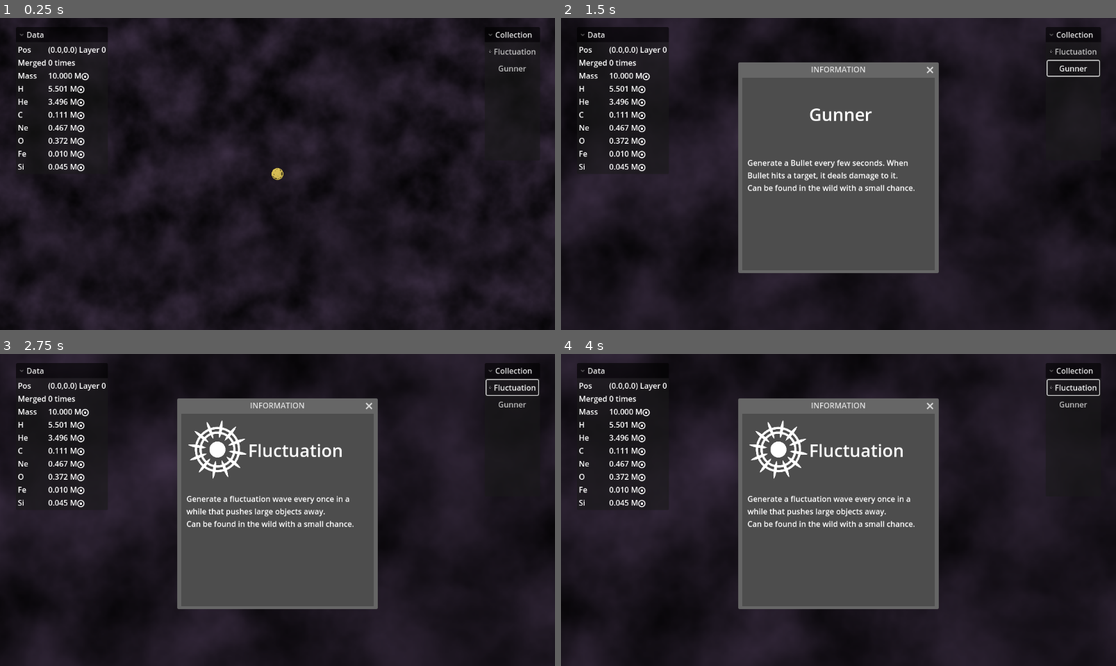
Above: before the commit, frames 1-4 (two rows, left to right).
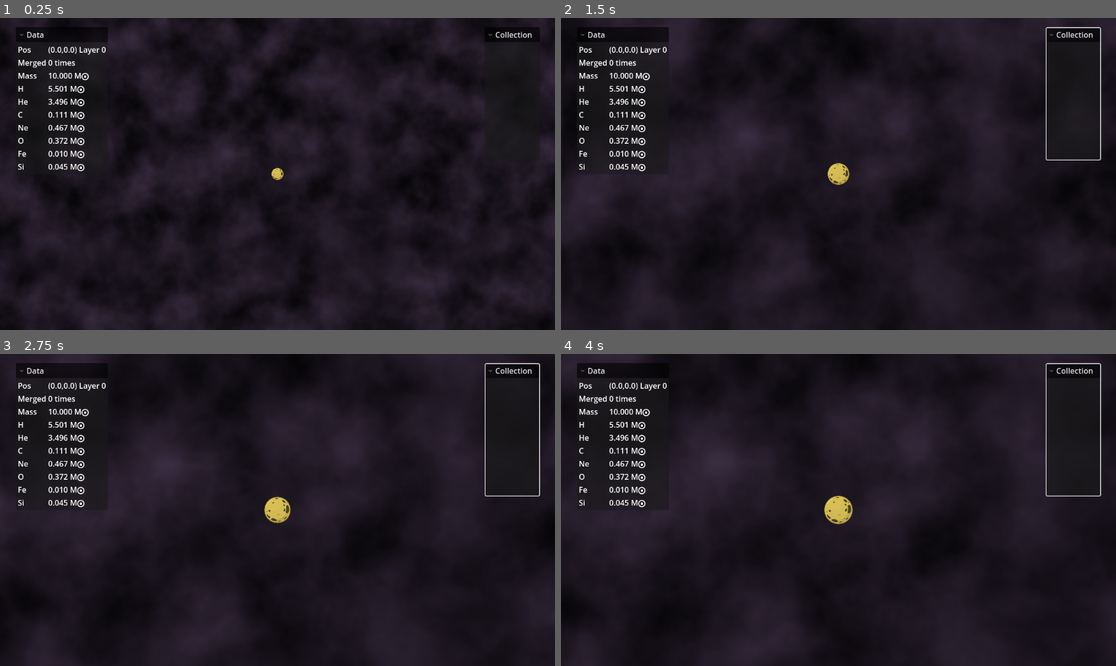
Above: after the commit, the same moments.

Repository: HellHoleStudios/ldjam58
Game: Godot game, scene res://scene/game.tscn
The game is run twice, just before and just after one commit, with the same random seed, the same clock (stepped at 60 frames per second) and the same inputs.
Inputs (mouse positions are in pixels of both pictures, inside the frame that each line leads up to):
- Up to frame 1 (0.25 s): no input
- Up to frame 2 (1.5 s): click (1071, 52) at 0.5 s, where only the run before the commit has a clickable "Fluctuation"; click (1071, 67) at 1.25 s, where only the run before the commit has a clickable "Gunner"
- Up to frame 3 (2.75 s): click (510, 388) at 2 s, where only the run before the commit has a clickable "Fluctuation"
- Up to frame 4 (4 s): click (1071, 403) at 2.75 s, where only the run before the commit has a clickable "Gunner"; click (1071, 388) at 3.5 s, where only the run before the commit has a clickable "Fluctuation"

The runs differ from the first frame. In frame 1, 0.1% of the frame differs, in the area x 88-97%, y 9-18%; in frame 2, 25%; in frame 3, 25%; in frame 4, 25%, in the area x 31-98%, y 2-82%.
Error after the commit: Parse Error: The function signature doesn't match the parent. Parent signature is "generate_weight(Array[Node], PlayerStar, Star) -> float". (res://script/feat…

Commit message:
修正game.generate_weight函数；修改set_star_features函数以使用新参数：当前star

Diff:
--- a/script/game.gd
+++ b/script/game.gd
@@ -109,16 +109,17 @@
 	# 给新生成的star添加features
 	var total_weight = 1 # 正常star权重为1
 	for feature_script in features:
-		var weight = feature_script.generate_weight(stars.get_children(), $player)
+		var weight = feature_script.generate_weight(stars.get_children(), $player, star)
 		total_weight += weight
 	var rand_val = randf() * total_weight
 	if rand_val < 1:
 		return # 不添加任何feature
 	rand_val -= 1
 	for feature_script in features:
-		var weight = feature_script.generate_weight(stars.get_children(), $player)
+		var weight = feature_script.generate_weight(stars.get_children(), $player, star)
 		if rand_val < weight:
 			var feature_instance = feature_script.new(star, 1)
+		rand_val -= weight
 
 func update_star_forces():
 	# 所有stars内的BaseStarData再加上玩家的BaseStarData
--- a/script/obj/StarFeature.gd
+++ b/script/obj/StarFeature.gd
@@ -32,5 +32,5 @@
 static func mergeable() -> bool:
 	return true
 
-static func generate_weight(stars: Array[Node], player: PlayerStar) -> float:
+static func generate_weight(stars: Array[Node], player: PlayerStar, star: Star) -> float:
 	return 0
